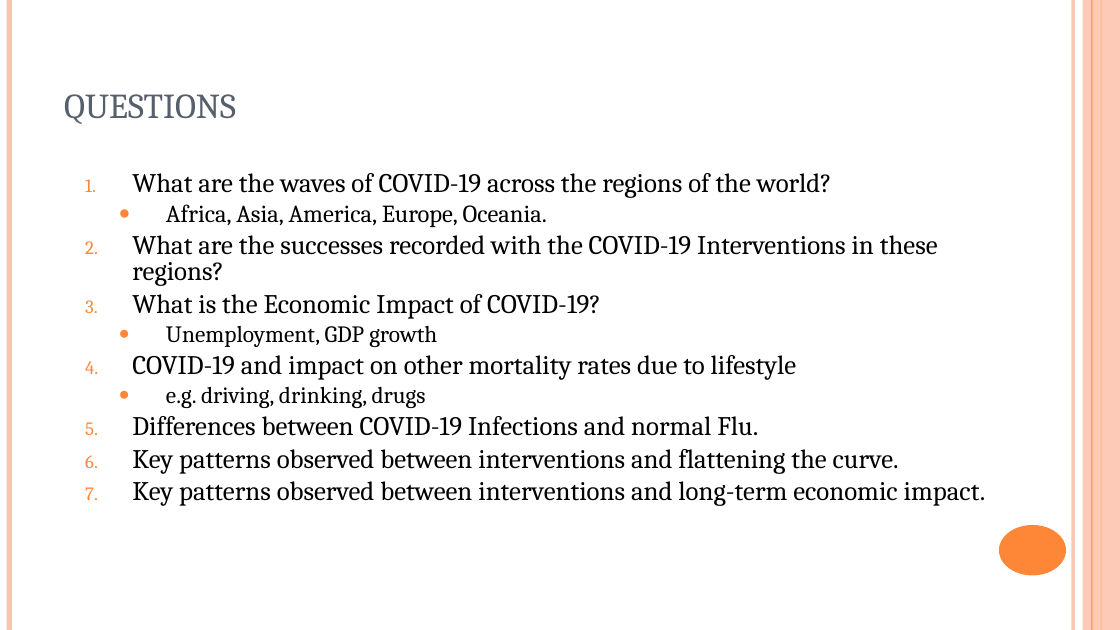
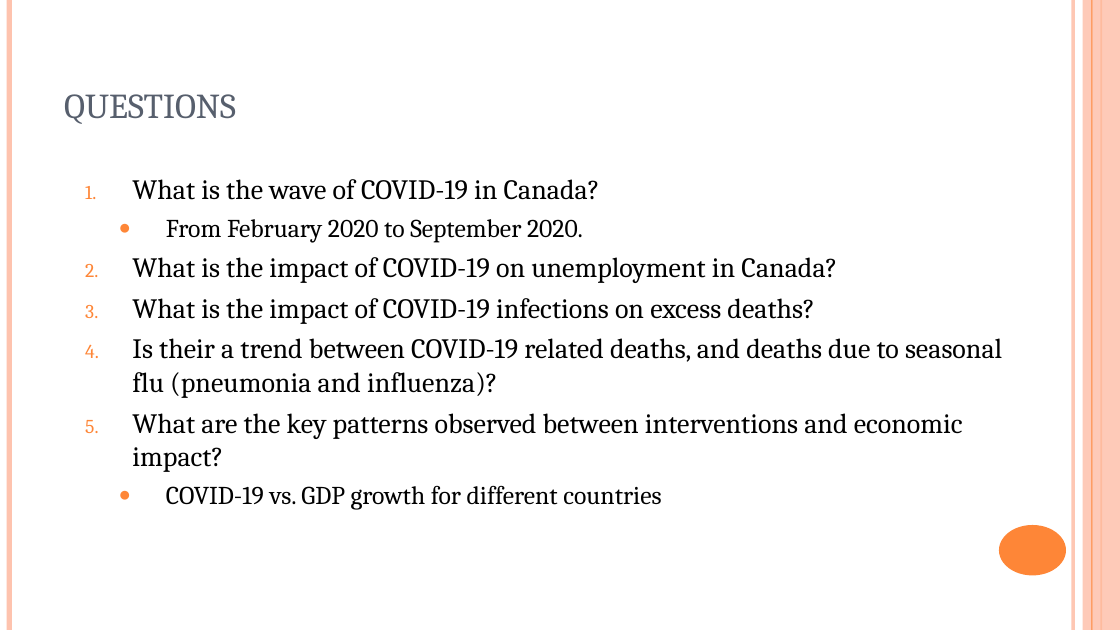
Before and after one commit to BunmiOlakanmi/Project, a slide deck: slide 5 of COVID-19 - analysis.ppt (slide 6 before the commit). Drawn at 1120x630 pixels with LibreOffice and Linux fonts; fonts in the diff are those of the drawing. Boxes give left, top, right and bottom in pixels: in the first picture for what was removed or moved away, otherwise in the second. Text is boxed around its words. In the diff, an @@ line names an element or a change of style, - is before the commit and + after.

```diff
--- a/COVID-19 - analysis.ppt
+++ b/COVID-19 - analysis.ppt
@@ text at [132,179,1002,509]: text changed; size 23 to 24 pt @@
-1. What are the waves of COVID-19 across the regions of the world?
-  ● Africa, Asia, America, Europe, Oceania.
-2. What are the successes recorded with the COVID-19 Interventions in these regions?
-3. What is the Economic Impact of COVID-19?
-  ● Unemployment, GDP growth
-4. COVID-19 and impact on other mortality rates due to lifestyle
-  ● e.g. driving, drinking, drugs
-5. Differences between COVID-19 Infections and normal Flu.
-6. Key patterns observed between interventions and flattening the curve.
-7. Key patterns observed between interventions and long-term economic impact.
+1. What is the wave of COVID-19 in Canada?
+  ● From February 2020 to September 2020.
+2. What is the impact of COVID-19 on unemployment in Canada?
+3. What is the impact of COVID-19 infections on excess deaths?
+4. Is their a trend between COVID-19 related deaths, and deaths due to seasonal flu (pneumonia and influenza)?
+5. What are the key patterns observed between interventions and economic impact?
+  ● COVID-19 vs. GDP growth for different countries
```
Also in this commit, not shown: 7 other slides changed, 9 slides added, 5 slides removed, 1 other file.
